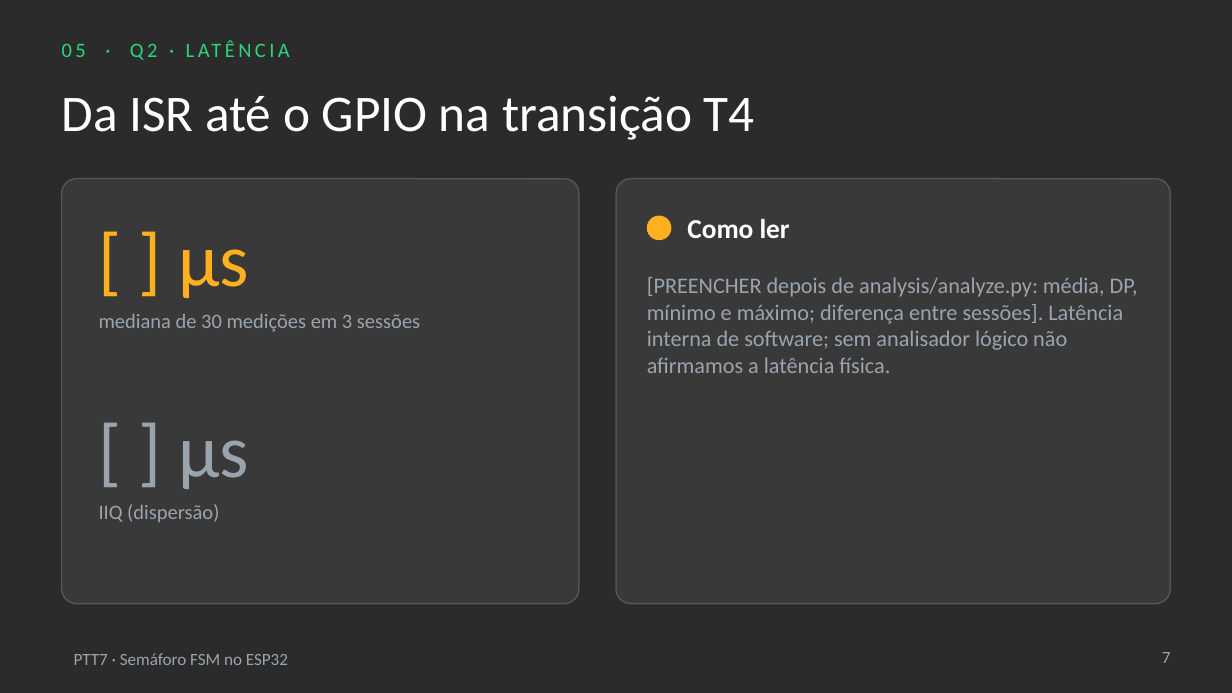
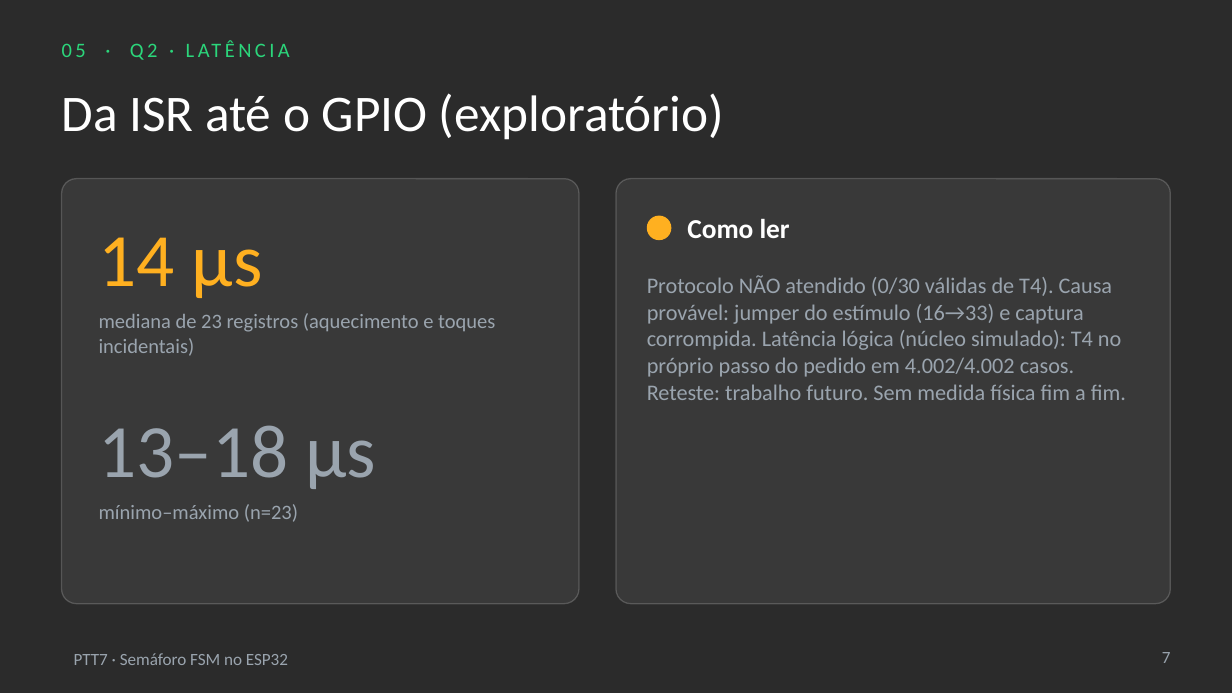
Before and after one commit to MatheusOrange211/ptt7-semaforo-fsm, a slide deck: slide 7 of docs/entrega/final/slides_apresentacao_final.pptx. Drawn at 1232x693 pixels with LibreOffice and Linux fonts; fonts in the diff are those of the drawing; background and template pictures are left out; a plain dark background stands for a picture behind light text. Boxes give left, top, right and bottom in pixels: in the first picture for what was removed or moved away, otherwise in the second. Text is boxed around its words. In the diff, an @@ line names an element or a change of style, - is before the commit and + after.

Commit message:
Resultados de bancada 24/11: Q3 completo, Q2 exploratório
- Logs brutos da bancada física ESP32 (falha1-4, s1_lat) e saída original de analysis/out
- Evidência consolidada em docs/validacao/evidencias/resultados_bancada_2026-11-24.md
- Q3: 200/200 injeções convergiram ao estado seguro; recuperação 200/200
- Q2: protocolo não atendido (0/30 válidas de T4); evidência exploratória (LREC mediana 14 us, n=23)
  e latência lógica de T4 (1 passo em 4002/4002 casos, tests/test_t4_latencia_logica.c)
- app_config.h: pinagem da montagem física e comentários de jumpers (16->33, 17->32), supervisão HW=0
- analyze.py: leitura robusta de descartes.csv e separação de registros LAT controlados/incidentais
- Relatório técnico, matriz, manual, bancada, especificação, roteiro e slides finais atualizados

```diff
--- a/docs/entrega/final/slides_apresentacao_final.pptx
+++ b/docs/entrega/final/slides_apresentacao_final.pptx
@@ title at <box>62,93,724,140</box>: text changed @@
-Da ISR até o GPIO na transição T4
+Da ISR até o GPIO (exploratório)
@@ text at <box>99,237,263,298</box>: text changed @@
-[ ] µs
+14 µs
@@ text at <box>647,275,1126,400</box>: text changed @@
-[PREENCHER depois de analysis/analyze.py: média, DP, mínimo e máximo; diferença entre sessões]. Latência interna de software; sem analisador lógico não afirmamos a latência física.
+Protocolo NÃO atendido (0/30 válidas de T4). Causa provável: jumper do estímulo (16→33) e captura corrompida. Latência lógica (núcleo simulado): T4 no próprio passo do pedido em 4.002/4.002 casos. Reteste: trabalho futuro. Sem medida física fim a fim.
@@ text at <box>99,313,495,356</box>: text changed @@
-mediana de 30 medições em 3 sessões
+mediana de 23 registros (aquecimento e toques incidentais)
@@ text at <box>99,425,376,489</box>: text changed @@
-[ ] µs
+13–18 µs
@@ text at <box>99,504,298,522</box>: text changed @@
-IIQ (dispersão)
+mínimo–máximo (n=23)
```
Also in this commit, not shown: 4 other slides changed, 28 other files.
